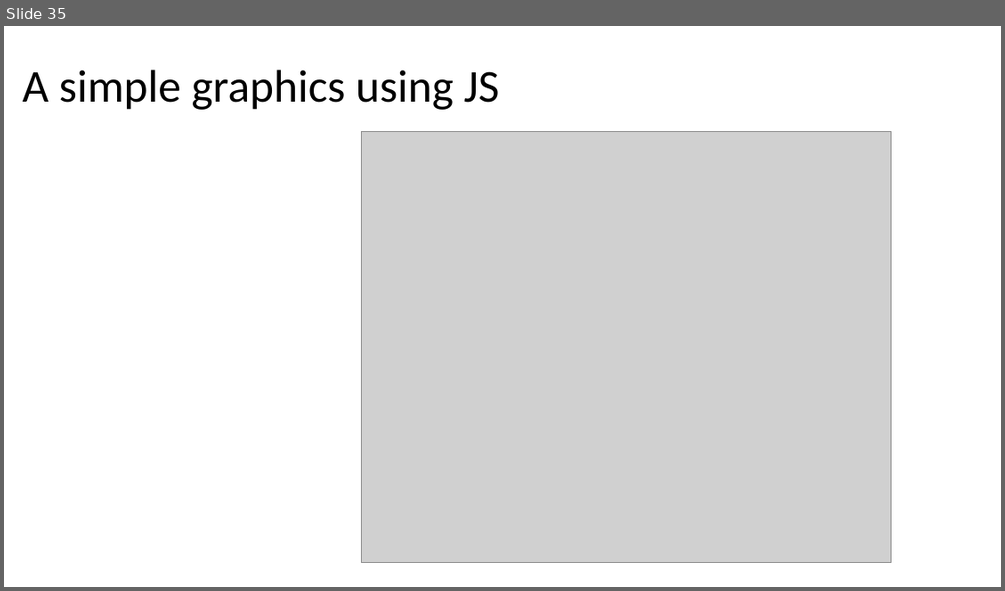
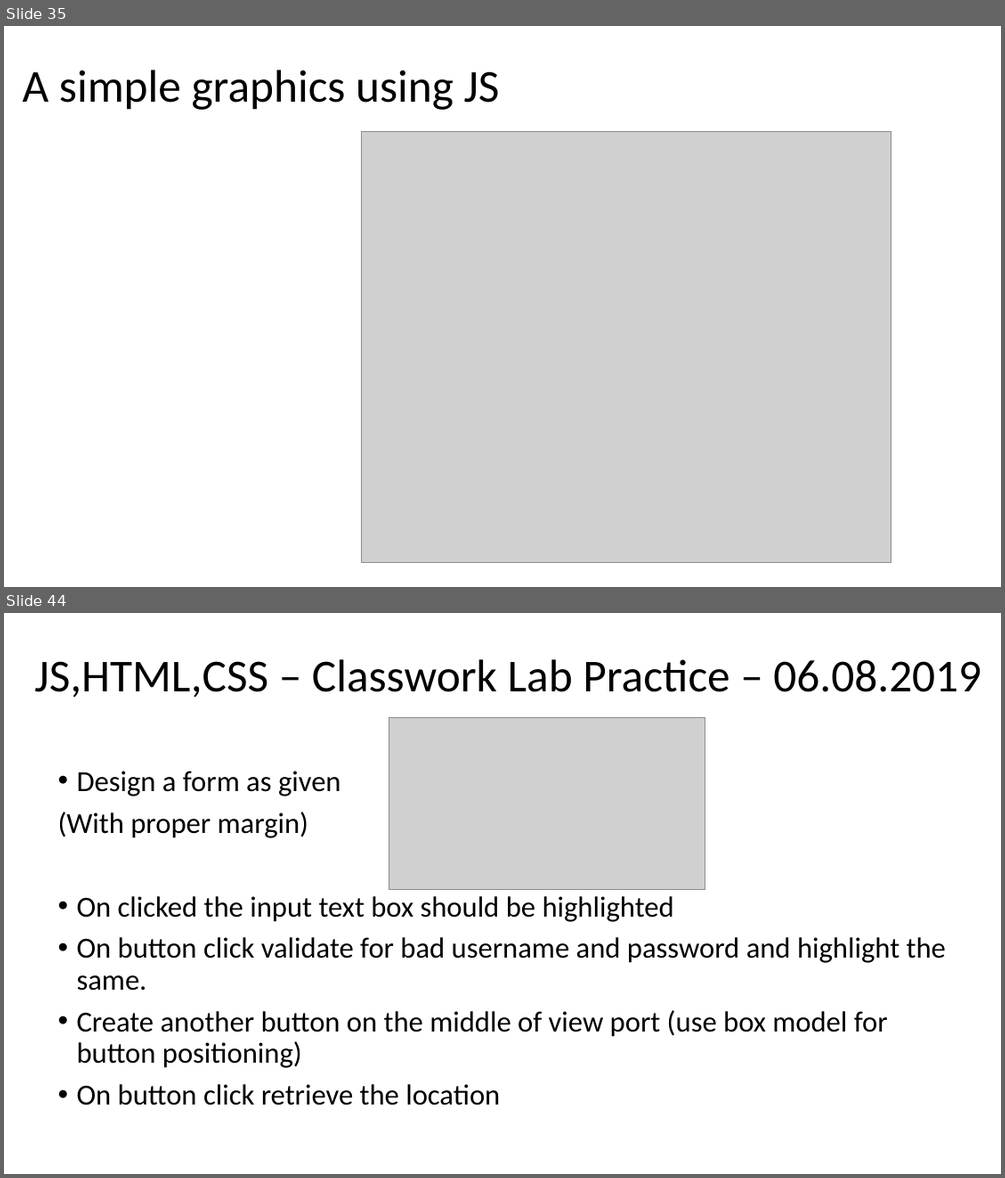
Before and after one commit to sibichakkaravarthy/CSE4004--WebTechnologies, a slide deck: WT_LAB.pptx. Shown one above the other, each under a label of ours: slide 35 before the commit, slides 35 and 44 after it; the slides between them are not shown. The pictures are 1005x591 and 1005x1178 pixels, drawn with LibreOffice and Linux fonts; fonts in the diff are those of the drawing; grey boxes stand for pictures. Boxes give left, top, right and bottom in pixels: in the first picture for what was removed or moved away, otherwise in the second. Text is boxed around its words. In the diff, an @@ line names an element or a change of style, - is before the commit and + after.

```diff
--- a/WT_LAB.pptx
+++ b/WT_LAB.pptx
@@ slide 44 added at (x1=4, y1=613, x2=1001, y2=1174), background #FFFFFF @@
@@ title added at (x1=34, y1=659, x2=981, y2=698), 44 pt, text #000000 @@
+JS,HTML,CSS – Classwork Lab Practice – 06.08.2019
@@ picture added at (x1=389, y1=718, x2=705, y2=890) @@
@@ text added at (x1=58, y1=771, x2=946, y2=1105), 28 pt, text #000000 @@
+• Design a form as given
+(With proper margin)
+• On clicked the input text box should be highlighted
+• On button click validate for bad username and password and highlight the same.
+• Create another button on the middle of view port (use box model for button positioning)
+• On button click retrieve the location
```
Also in this commit, not shown: 2 slides changed, 7 other slides added.
